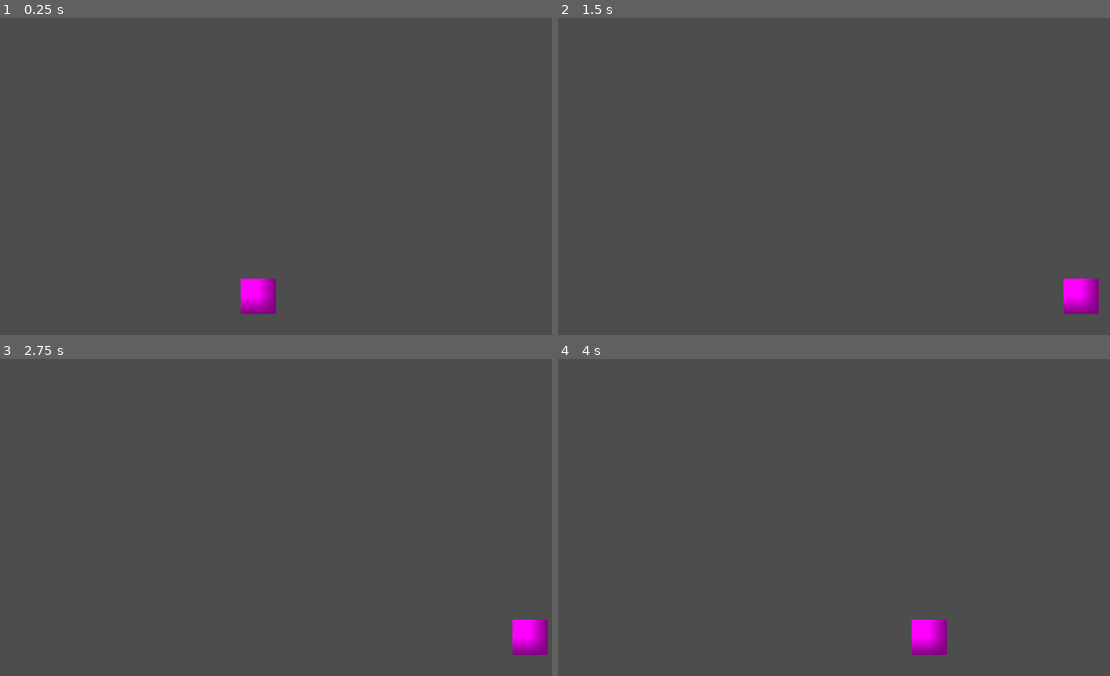
Above: before the commit, frames 1-4 (two rows, left to right).
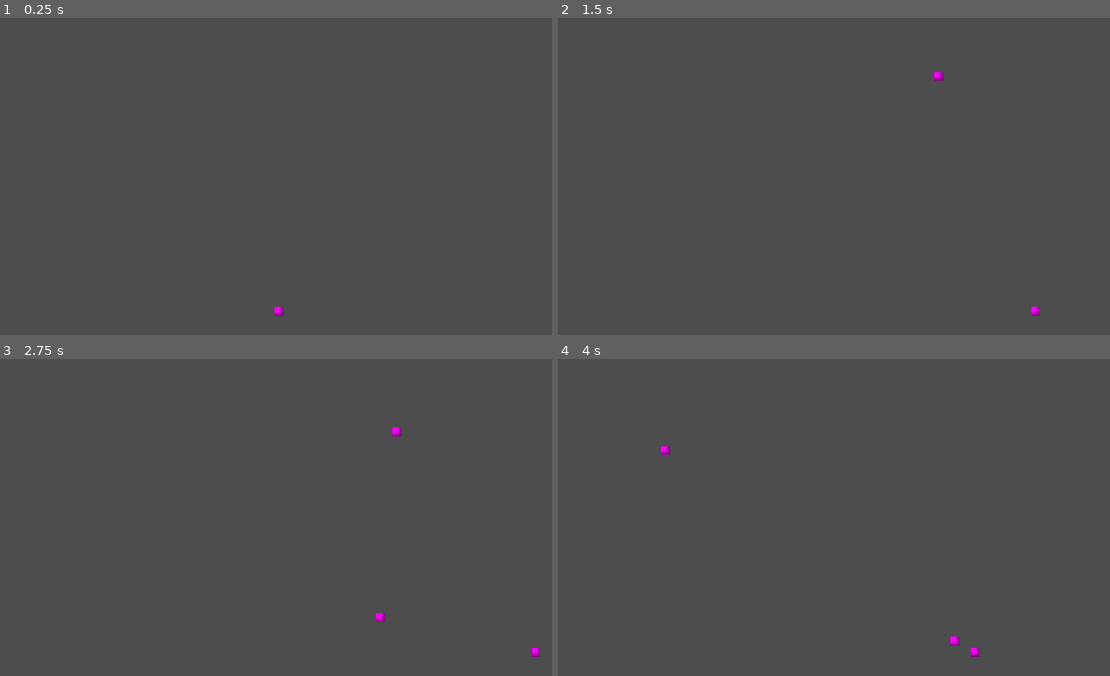
Above: after the commit, the same moments.

Repository: Rithunyaa/jamegam_gamejam
Game: Godot game, scene res://scenes/levelone.tscn
Two runs of this game, one before a commit and one after it. Both use one fixed random seed, a clock stepped at 60 frames per second and the inputs below. Before the commit the project has no main scene; this scene is started directly in both runs.
Inputs (mouse positions are in pixels of both pictures, inside the frame that each line leads up to):
- Up to frame 1 (0.25 s): no input
- Up to frame 2 (1.5 s): tap Enter at 0.5 s; move the mouse to (960, 160) at 0.52 s; hold Right (ui_right) 0.53-1.28 s; tap Alt at 0.6 s; click (960, 160) at 0.67 s; move the mouse to (723, 192) at 1.27 s; hold Down from 1.28 s (still down); tap Shift at 1.35 s
- Up to frame 3 (2.75 s): move the mouse to (331, 447) at 2.02 s; release Down at 2.03 s; hold Right (ui_right) from 2.03 s (still down); tap Alt at 2.1 s
- Up to frame 4 (4 s): move the mouse to (806, 580) at 2.77 s; release Right (ui_right) at 2.78 s; hold Up 2.78-3.53 s; tap Shift at 2.85 s; click (806, 580) at 2.92 s; move the mouse to (1005, 565) at 3.52 s; hold Left (ui_left) from 3.53 s (still down); tap Alt at 3.6 s

The runs differ from the first frame. In frame 1, 0.8% of the frame differs, in the area x 43-52%, y 82-94%; in frame 2, 0.8%; in frame 3, 0.8%; in frame 4, 0.8%, in the area x 18-77%, y 27-94%.

Commit message:
Added art for walk_right animation cycle
for main character, ladybug

Diff:
--- a/jame-gam/project.godot
+++ b/jame-gam/project.godot
@@ -12,13 +12,14 @@
 
 config/name="Jame_Gam"
 config/tags=PackedStringArray("game_jam")
+run/main_scene="uid://dxvydww3eh5b3"
 config/features=PackedStringArray("4.6", "Forward Plus")
 config/icon="res://icon.svg"
 
 [display]
 
-window/size/viewport_width=320
-window/size/viewport_height=180
+window/size/viewport_width=1280
+window/size/viewport_height=720
 window/stretch/mode="canvas_items"
 
 [editor_plugins]
--- a/jame-gam/scenes/levelone.tscn
+++ b/jame-gam/scenes/levelone.tscn
@@ -1,8 +1,13 @@
 [gd_scene format=3 uid="uid://dxvydww3eh5b3"]
 
+[ext_resource type="Script" uid="uid://coyxunt15hco7" path="res://scripts/main.gd" id="1_0puxg"]
 [ext_resource type="PackedScene" uid="uid://c4ec5kqk0qeil" path="res://scenes/player.tscn" id="1_1deg0"]
 
 [node name="Node2D" type="Node2D" unique_id=869852116]
+script = ExtResource("1_0puxg")
 
 [node name="Player" parent="." unique_id=248566676 instance=ExtResource("1_1deg0")]
-position = Vector2(150, 158)
+position = Vector2(647, 666)
+
+[node name="Timer" type="Timer" parent="." unique_id=1171251173]
+autostart = true
--- a/jame-gam/scripts/hazard.gd
+++ b/jame-gam/scripts/hazard.gd
@@ -1,11 +1,12 @@
 extends Area2D
 
-@export var fall_speed: float = 150.0
+@export var fall_speed: float = 350.0 # Faster fall speed for 720p
 
 func _process(delta: float) -> void:
 	position.y += fall_speed * delta
 
-	if position.y > 200:
+	# Delete if it falls past the bottom of the 720p screen
+	if position.y > 800:
 		queue_free()
 
 func _on_body_entered(body: Node2D) -> void:
--- /dev/null
+++ b/jame-gam/scripts/main.gd
@@ -0,0 +1,28 @@
+extends Node2D
+
+var hazard_scene = preload("res://scenes/hazard.tscn")
+@onready var timer: Timer = $Timer
+
+var survival_time: float = 0.0
+
+func _ready() -> void:
+	timer.timeout.connect(_on_timer_timeout)
+
+func _process(delta: float) -> void:
+	survival_time += delta
+
+	# Gradually increase spawn rate as time goes on
+	timer.wait_time = max(0.3, 1.2 - (survival_time * 0.02))
+
+func _on_timer_timeout() -> void:
+	var hazard = hazard_scene.instantiate()
+
+	# Scale hazard speed up over time
+	var speed_multiplier = 1.0 + (survival_time * 0.04)
+	hazard.fall_speed *= speed_multiplier
+
+	# Pick a random X position across the full 1280 width (between 60 and 1220)
+	var random_x = randf_range(60.0, 1220.0)
+	hazard.position = Vector2(random_x, -50) # Spawn just above the screen
+
+	add_child(hazard)
--- a/jame-gam/scripts/player.gd
+++ b/jame-gam/scripts/player.gd
@@ -1,6 +1,6 @@
 extends CharacterBody2D
 
-@export var speed: float = 200.0
+@export var speed: float = 600.0 # Faster movement for a wider screen
 
 func _physics_process(delta: float) -> void:
 	var direction := Input.get_axis("ui_left", "ui_right")
@@ -12,4 +12,5 @@
 
 	move_and_slide()
 
-	position.x = clamp(position.x, 16, 304)
+	# Clamp player inside the 1280 width (leaving a 50px margin on edges)
+	position.x = clamp(position.x, 50, 1230)
Binary file added: jame-gam/assets/Walk_right2.png
Not shown, added: jame-gam/assets/Walk_right2.png.import
Binary file added: jame-gam/assets/Walk_right3.png
Not shown, added: jame-gam/assets/Walk_right3.png.import
Binary file added: jame-gam/assets/default_lg.png
Not shown, added: jame-gam/assets/default_lg.png.import
Binary file added: jame-gam/assets/walk_right1.png
Not shown, added: jame-gam/assets/walk_right1.png.import
Not shown, added: jame-gam/scripts/main.gd.uid
